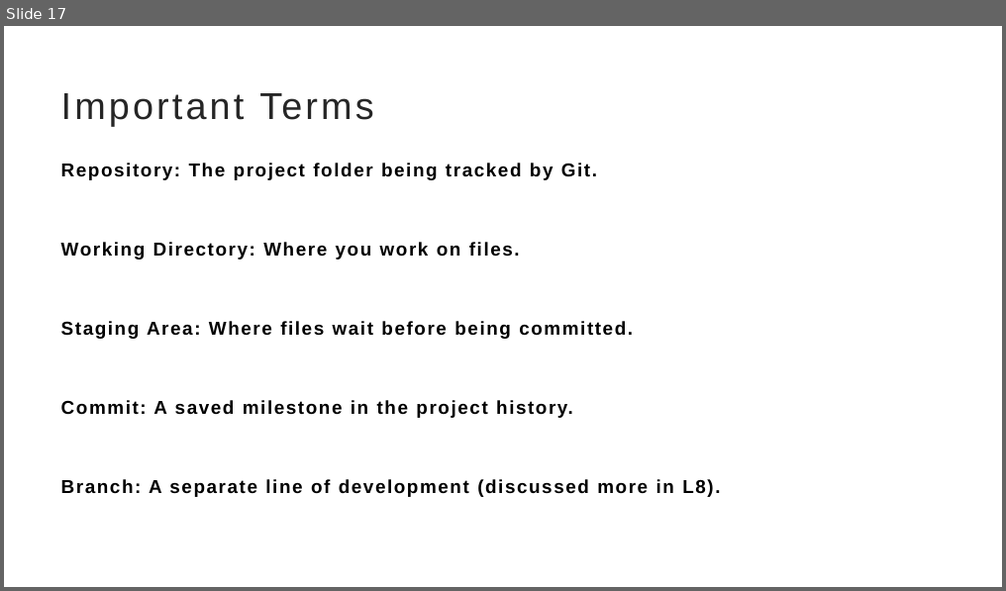
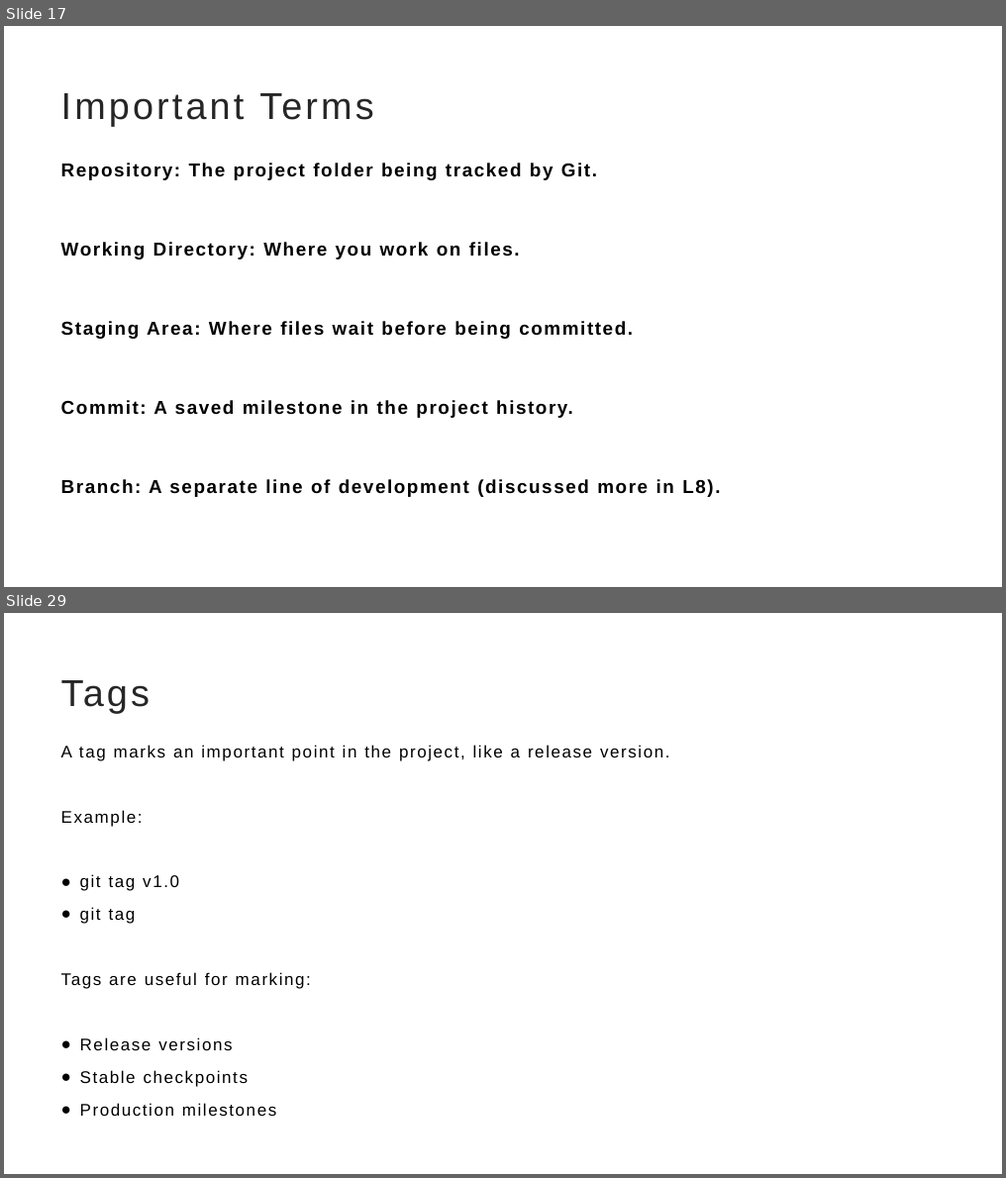
Before and after one commit to TahirMahmoodKamboh/git, a slide deck: Git-Lec-1-Lec2.pptx. Shown one above the other, each under a label of ours: slide 17 before the commit, slides 17 and 29 after it; the slides between them are not shown. The pictures are 1006x591 and 1006x1178 pixels, drawn with LibreOffice and Linux fonts; fonts in the diff are those of the drawing. Boxes give left, top, right and bottom in pixels: in the first picture for what was removed or moved away, otherwise in the second. Text is boxed around its words. In the diff, an @@ line names an element or a change of style, - is before the commit and + after.

```diff
--- a/Git-Lec-1-Lec2.pptx
+++ b/Git-Lec-1-Lec2.pptx
@@ slide 29 added at (4,613,1002,1174), background #FFFFFF @@
@@ title added at (61,680,150,713), 36 pt, text #262626 @@
+Tags
@@ text added at (61,745,669,1116), 16.2 pt, text #000000 @@
+A tag marks an important point in the project, like a release version.
+Example:
+● git tag v1.0
+● git tag
+Tags are useful for marking:
+● Release versions
+● Stable checkpoints
+● Production milestones
```
Also in this commit, not shown: 21 other slides added, 4 other files.
